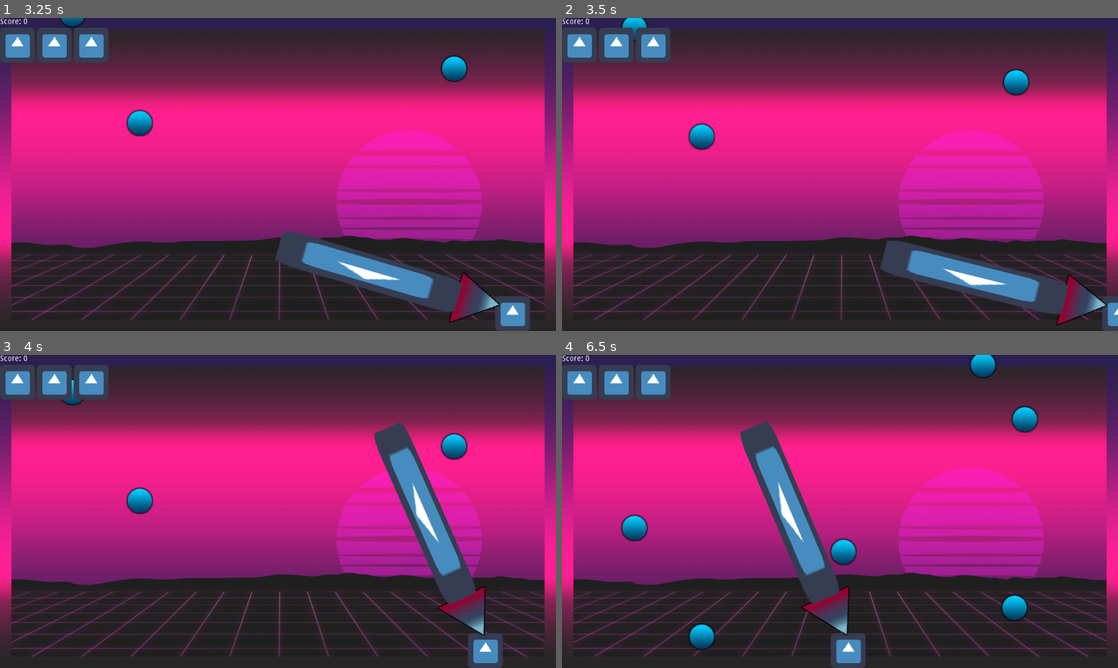
Above: before the commit, frames 1-4 (two rows, left to right).
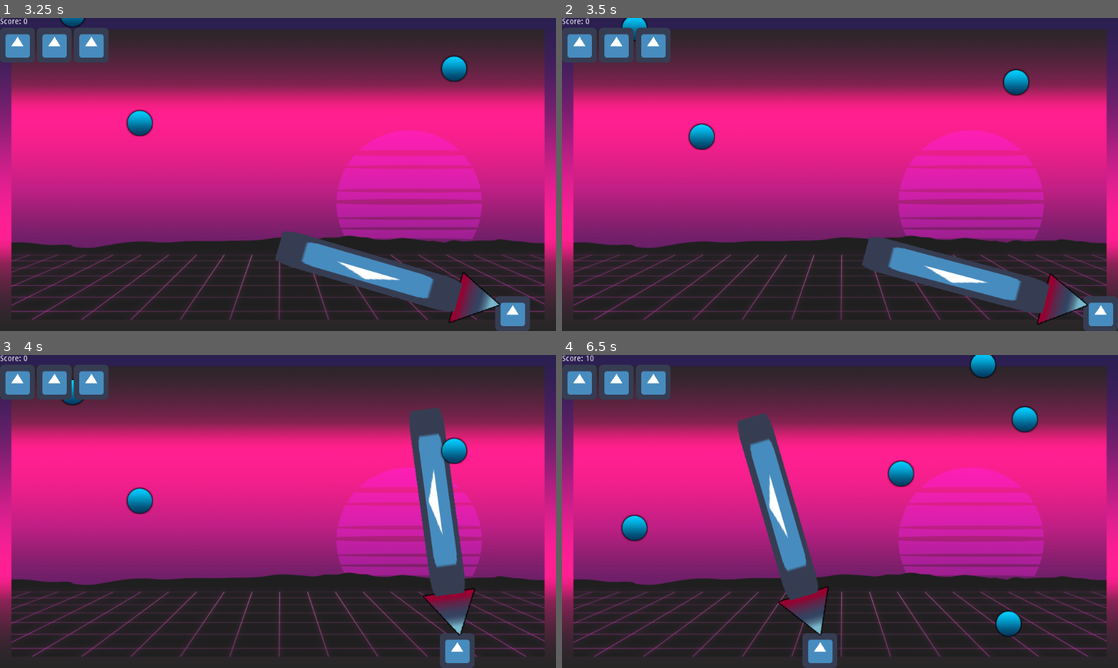
Above: after the commit, the same moments.

Repository: Koumarin/vacuum
Game: Godot game, scene res://scn/main.tscn
Same seed, same stepped clock (60 frames per second), same inputs: the game is played once before the commit and once after it. The engine's default icon, where the game draws it, is replaced by a stand-in: a white triangle on a blue panel in a dark square.
Inputs (mouse positions are in pixels of both pictures, inside the frame that each line leads up to):
- Up to frame 1 (3.25 s): tap Enter at 0.5 s; move the mouse to (400, 158) at 0.52 s; press the mouse at (400, 158) at 0.53 s; hold D (move-right) 0.53-1.28 s; move the mouse to (166, 190) at 1.27 s; release the mouse at (166, 190) at 1.28 s; hold A (move-left) 1.28-2.03 s; click (166, 190) at 1.35 s; move the mouse to (333, 105) at 2.02 s; press the mouse at (333, 105) at 2.03 s; hold D (move-right) from 2.03 s (still down); move the mouse to (250, 237) at 2.77 s; release the mouse at (250, 237) at 2.78 s; click (250, 237) at 2.85 s
- Up to frame 2 (3.5 s): keep holding D (move-right)
- Up to frame 3 (4 s): move the mouse to (444, 558) at 3.52 s; release D (move-right) at 3.53 s; press the mouse at (444, 558) at 3.53 s; hold A (move-left) from 3.53 s (still down)
- Up to frame 4 (6.5 s): move the mouse to (673, 464) at 4.27 s; release the mouse at (673, 464) at 4.28 s; click (673, 464) at 4.35 s; move the mouse to (867, 511) at 5.02 s; press the mouse at (867, 511) at 5.03 s; move the mouse to (756, 433) at 5.77 s; release A (move-left) at 5.78 s; release the mouse at (756, 433) at 5.78 s; hold D (move-right) from 5.78 s (still down); click (756, 433) at 5.85 s

Frame 1 is identical in both runs. In frame 2, 3.3% of the frame differs, in the area x 54-100%, y 70-100%; in frame 3, 6.8%; in frame 4, 7.3%, in the area x 4-84%, y 0-100%.

Commit message:
fix player walking out of bounds

Diff:
--- a/scn/main.tscn
+++ b/scn/main.tscn
@@ -126,6 +126,12 @@
 	remove_child(get_child(0))
 "
 
+[sub_resource type="RectangleShape2D" id=10]
+extents = Vector2( 32, 288 )
+
+[sub_resource type="RectangleShape2D" id=11]
+extents = Vector2( 32, 288 )
+
 [node name="Main" type="Node"]
 
 [node name="TextureRect" type="TextureRect" parent="."]
@@ -200,6 +206,16 @@
 script = SubResource( 8 )
 Life = ExtResource( 4 )
 
+[node name="Walls" type="StaticBody2D" parent="."]
+
+[node name="CollisionShape2D" type="CollisionShape2D" parent="Walls"]
+position = Vector2( -32, 288 )
+shape = SubResource( 10 )
+
+[node name="CollisionShape2D2" type="CollisionShape2D" parent="Walls"]
+position = Vector2( 1056, 288 )
+shape = SubResource( 11 )
+
 [connection signal="health_update" from="Player" to="VBoxContainer/Life" method="_on_Player_health_update"]
 [connection signal="score_update" from="Player" to="VBoxContainer/Score" method="_on_Player_score_update"]
 [connection signal="body_entered" from="Player/Vacuum" to="Player" method="_on_Vacuum_body_entered"]
Not shown: 1 places in scn/main.tscn that only renumber resources
